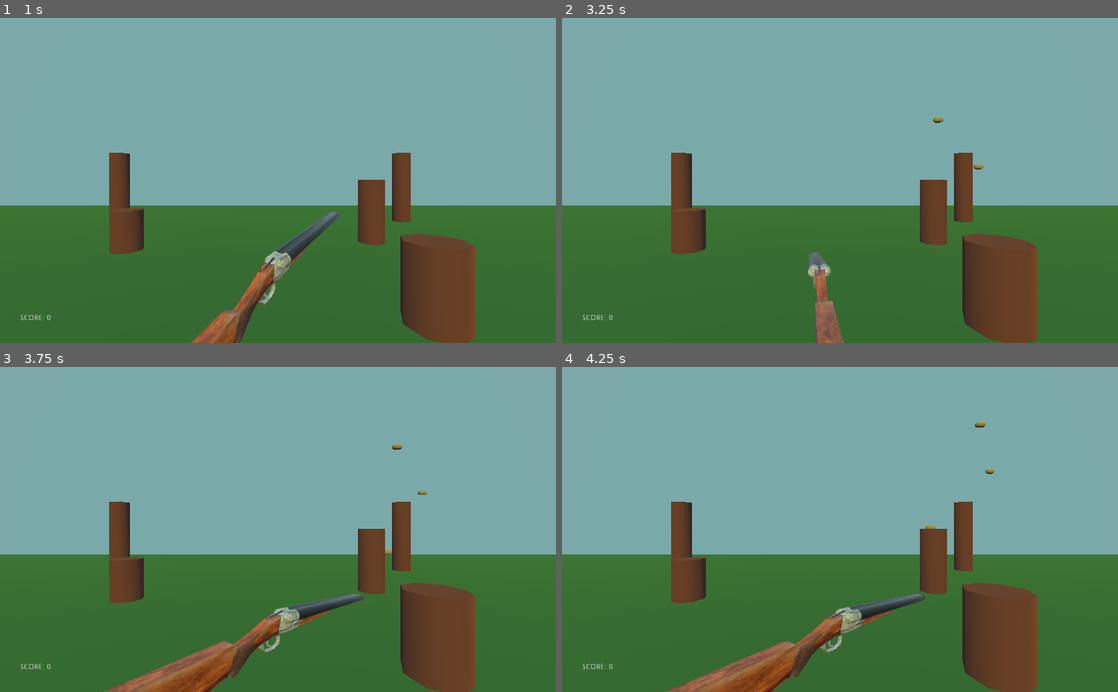
Above: before the commit, frames 1-4 (two rows, left to right).
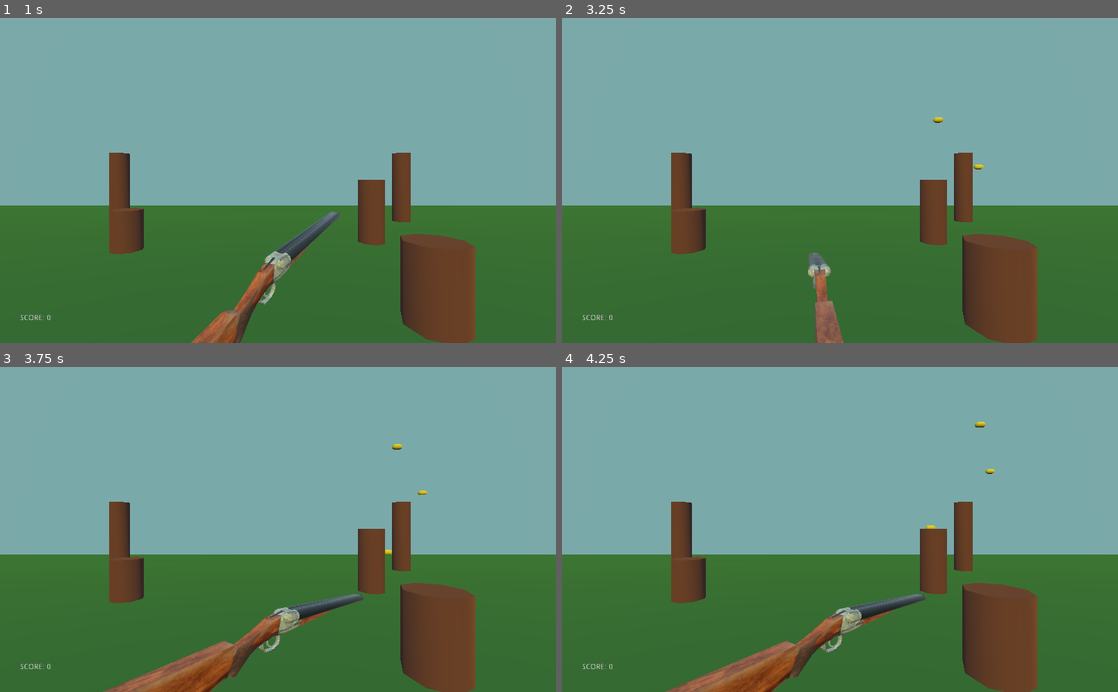
Above: after the commit, the same moments.

Repository: zMenta/CapsuleHunt3D
Game: Godot game, scene res://Main/Main.tscn
Same seed, same stepped clock (60 frames per second), same inputs: the game is played once before the commit and once after it.
Inputs (mouse positions are in pixels of both pictures, inside the frame that each line leads up to):
- Up to frame 1 (1 s): tap Enter at 0.5 s; move the mouse to (400, 164) at 0.52 s; press the mouse at (400, 164) at 0.53 s
- Up to frame 2 (3.25 s): tap Space at 1.25 s; move the mouse to (728, 196) at 1.27 s; release the mouse at (728, 196) at 1.28 s; click (728, 196) at 1.35 s; move the mouse to (895, 109) at 2.02 s; press the mouse at (895, 109) at 2.03 s; move the mouse to (812, 245) at 2.77 s; release the mouse at (812, 245) at 2.78 s; click (812, 245) at 2.85 s
- Up to frame 3 (3.75 s): move the mouse to (444, 578) at 3.52 s; press the mouse at (444, 578) at 3.53 s
- Up to frame 4 (4.25 s): no input

Frame 1 is identical in both runs. In frame 2, less than 0.1% of the frame differs, in the area x 66-76%, y 30-47%; in frame 3, less than 0.1%; in frame 4, less than 0.1%, in the area x 65-78%, y 16-50%.

Commit message:
Different Duck Spawning

Diff:
--- a/DuckHunt3D/Ducks/Duck.tscn
+++ b/DuckHunt3D/Ducks/Duck.tscn
@@ -10,7 +10,8 @@
 [sub_resource type="CapsuleMesh" id=2]
 
 [sub_resource type="SpatialMaterial" id=3]
-albedo_color = Color( 0.607843, 0.517647, 0.298039, 1 )
+resource_local_to_scene = true
+albedo_color = Color( 0.831373, 0.721569, 0.129412, 1 )
 
 [node name="Duck" type="KinematicBody" groups=["target"]]
 transform = Transform( -4.37114e-08, 0, 1, 0, 1, 0, -1, 0, -4.37114e-08, 0, 0, 0 )
--- /dev/null
+++ b/DuckHunt3D/Ducks/TimeDuck.tscn
@@ -0,0 +1,13 @@
+[gd_scene load_steps=3 format=2]
+
+[ext_resource path="res://Ducks/Duck.tscn" type="PackedScene" id=1]
+
+[sub_resource type="SpatialMaterial" id=1]
+resource_local_to_scene = true
+albedo_color = Color( 0.894118, 0.294118, 0.172549, 1 )
+
+[node name="TimeDuck" instance=ExtResource( 1 )]
+move_speed = 14
+
+[node name="MeshInstance" parent="." index="1"]
+material/0 = SubResource( 1 )
--- a/DuckHunt3D/Level/DuckSpawner.gd
+++ b/DuckHunt3D/Level/DuckSpawner.gd
@@ -3,14 +3,24 @@
 signal duck_spawned(duck)
 
 export(PackedScene) var Duck
+export(PackedScene) var TimeDuck
+export var duck_counter_threshold := 5
 
 onready var path_follow := $DuckPath/PathFollow
 
+var _duck_counter := 0
 
 func _on_SpawnTime_timeout() -> void:
 	path_follow.offset = randi()
+	var duck_instance: Spatial = null
 
-	var duck_instance = Duck.instance() as Spatial
+	if _duck_counter < duck_counter_threshold:
+		duck_instance = Duck.instance()
+		_duck_counter += 1
+	else:
+		_duck_counter = 0
+		duck_instance = TimeDuck.instance()
+
 	duck_instance.global_transform = path_follow.global_transform
 	duck_instance.rotation_degrees += Vector3(0,90,0)
 
--- a/DuckHunt3D/Level/DuckSpawner.tscn
+++ b/DuckHunt3D/Level/DuckSpawner.tscn
@@ -1,7 +1,8 @@
-[gd_scene load_steps=4 format=2]
+[gd_scene load_steps=5 format=2]
 
 [ext_resource path="res://Ducks/Duck.tscn" type="PackedScene" id=1]
 [ext_resource path="res://Level/DuckSpawner.gd" type="Script" id=2]
+[ext_resource path="res://Ducks/TimeDuck.tscn" type="PackedScene" id=3]
 
 [sub_resource type="Curve3D" id=5]
 _data = {
@@ -16,6 +17,7 @@
 "_edit_group_": true
 }
 Duck = ExtResource( 1 )
+TimeDuck = ExtResource( 3 )
 
 [node name="SpawnTime" type="Timer" parent="."]
 wait_time = 1.2
